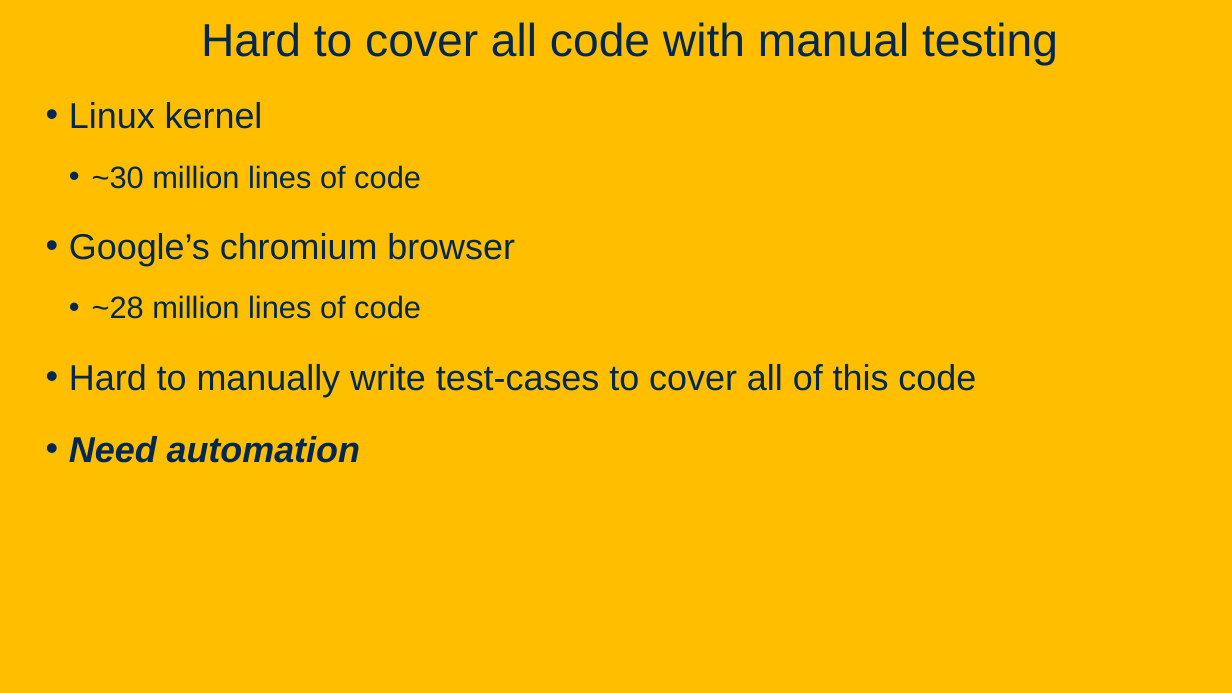
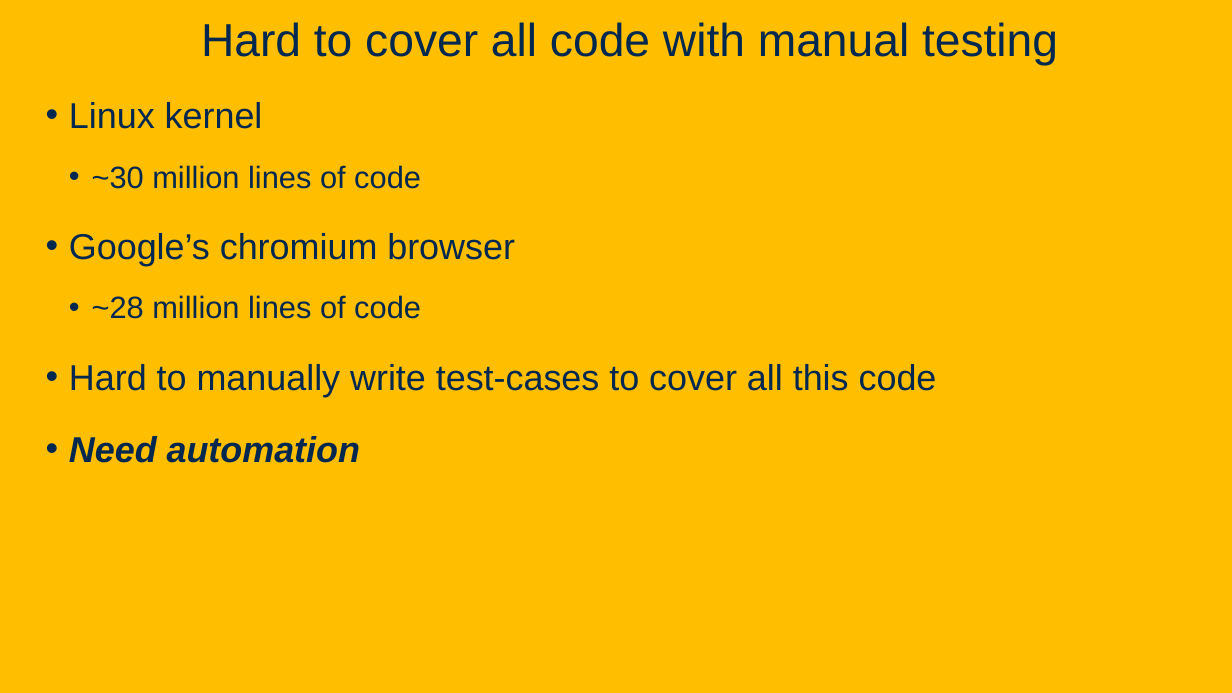
Before and after one commit to davsec-teaching/ECS160-Winter2025, a slide deck: slide 6 of slides/10_fuzzing.pptx (slide 5 before the commit). Drawn at 1232x693 pixels with LibreOffice and Linux fonts; fonts in the diff are those of the drawing; background and template pictures are left out. Boxes give left, top, right and bottom in pixels: in the first picture for what was removed or moved away, otherwise in the second. Text is boxed around its words. In the diff, an @@ line names an element or a change of style, - is before the commit and + after.

```diff
--- a/slides/10_fuzzing.pptx
+++ b/slides/10_fuzzing.pptx
@@ text at (69, 364, 937, 397): text changed @@
-• Hard to manually write test-cases to cover all of this code
+• Hard to manually write test-cases to cover all this code
```
Also in this commit, not shown: 6 other slides changed, 1 slide added.
